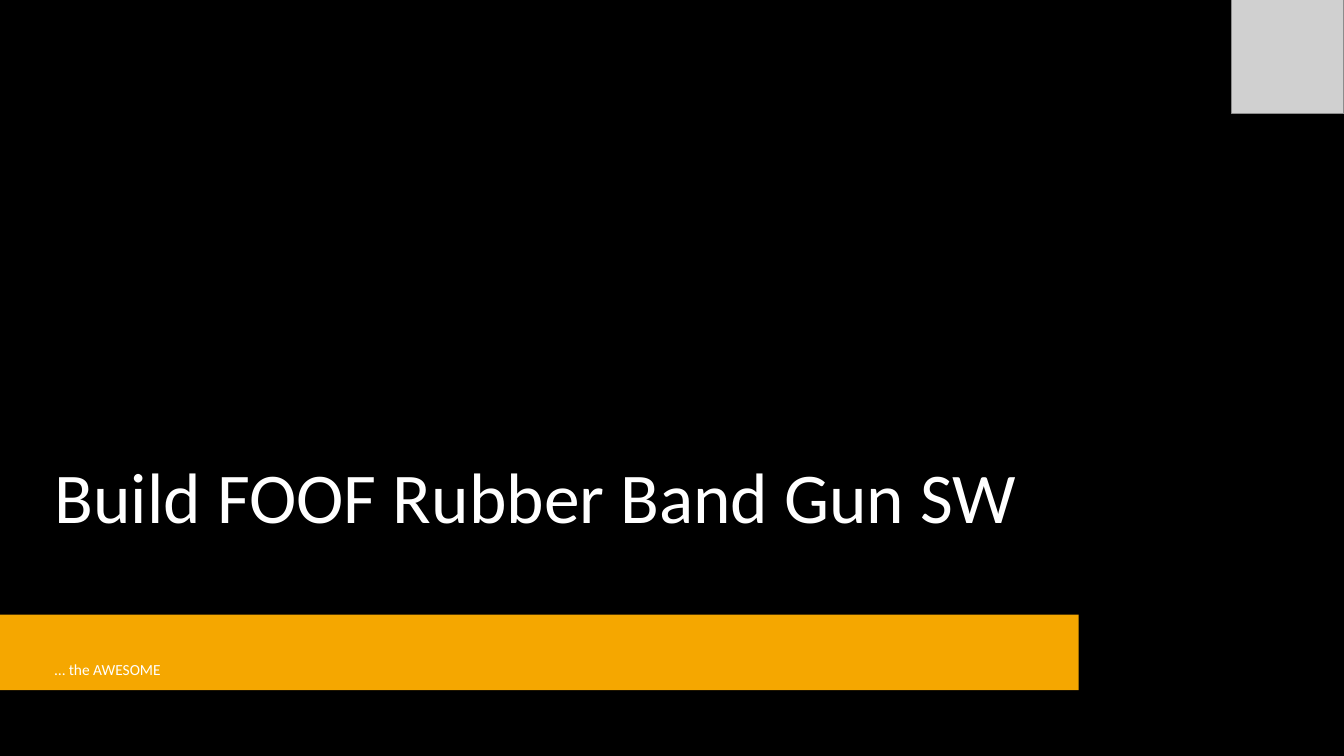
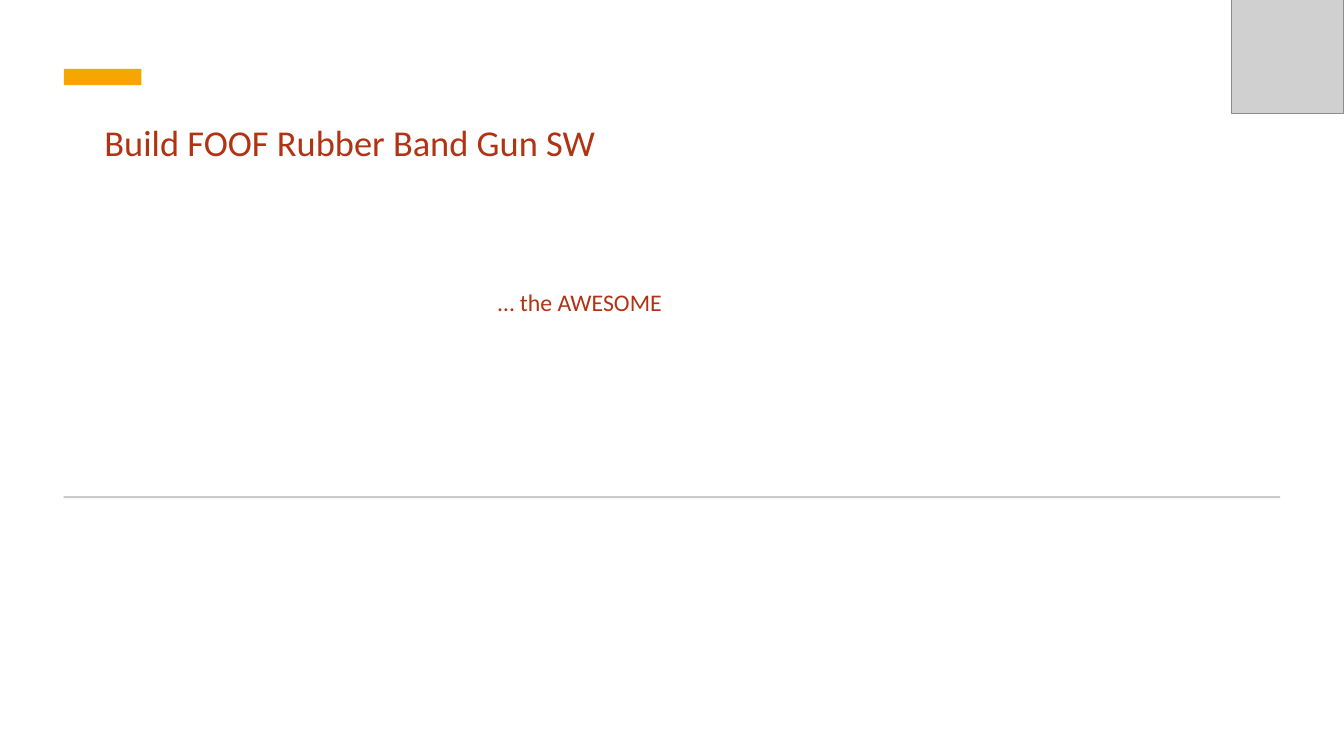
Before and after one commit to Mark-MDO47/RubberBandGun, a slide deck: slide 1 of BuildRubberBandGunSoftware.pptx. Drawn at 1344x756 pixels with LibreOffice and Linux fonts; fonts in the diff are those of the drawing; grey boxes stand for pictures; background and template pictures are left out. Boxes give left, top, right and bottom in pixels: in the first picture for what was removed or moved away, otherwise in the second. Text is boxed around its words. In the diff, an @@ line names an element or a change of style, - is before the commit and + after.

```diff
--- a/BuildRubberBandGunSoftware.pptx
+++ b/BuildRubberBandGunSoftware.pptx
@@ rectangle removed at (0, 0, 1344, 756) @@
@@ rectangle added at (64, 69, 142, 85), fill #F5A700 @@
@@ title "Build FOOF Rubber Band Gun ...": place and size @@
-title "Build FOOF Rubber Band Gun ..." at (55, 473, 1017, 524)
+title "Build FOOF Rubber Band Gun ..." at (104, 130, 595, 157)
@@ title "Build FOOF Rubber Band Gun ..." at (104, 130, 595, 157): size 51 to 26 pt, text colour #FFFFFF to #B23214; vertical alignment bottom to middle @@
@@ subtitle "… the AWESOME": place and size @@
-subtitle "… the AWESOME" at (69, 664, 160, 675)
+subtitle "… the AWESOME" at (520, 294, 662, 311)
@@ subtitle "… the AWESOME" at (520, 294, 662, 311): size 11 to 17 pt, text colour #FFFFFF to #B23214; alignment left to right; line spacing 1 to 1.1 @@
@@ rectangle removed at (1, 250, 1344, 756) @@
@@ rectangle added at (64, 496, 1280, 498), fill #C9C9C9 @@
@@ rounded rectangle removed at (0, 615, 1079, 691) @@
```
Also in this commit, not shown: 3 other files.
